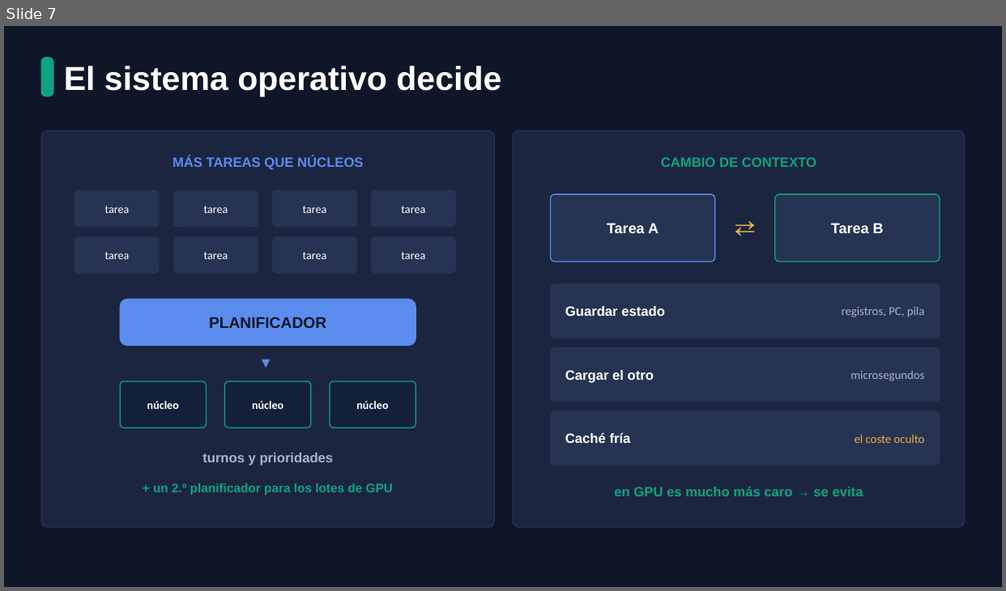
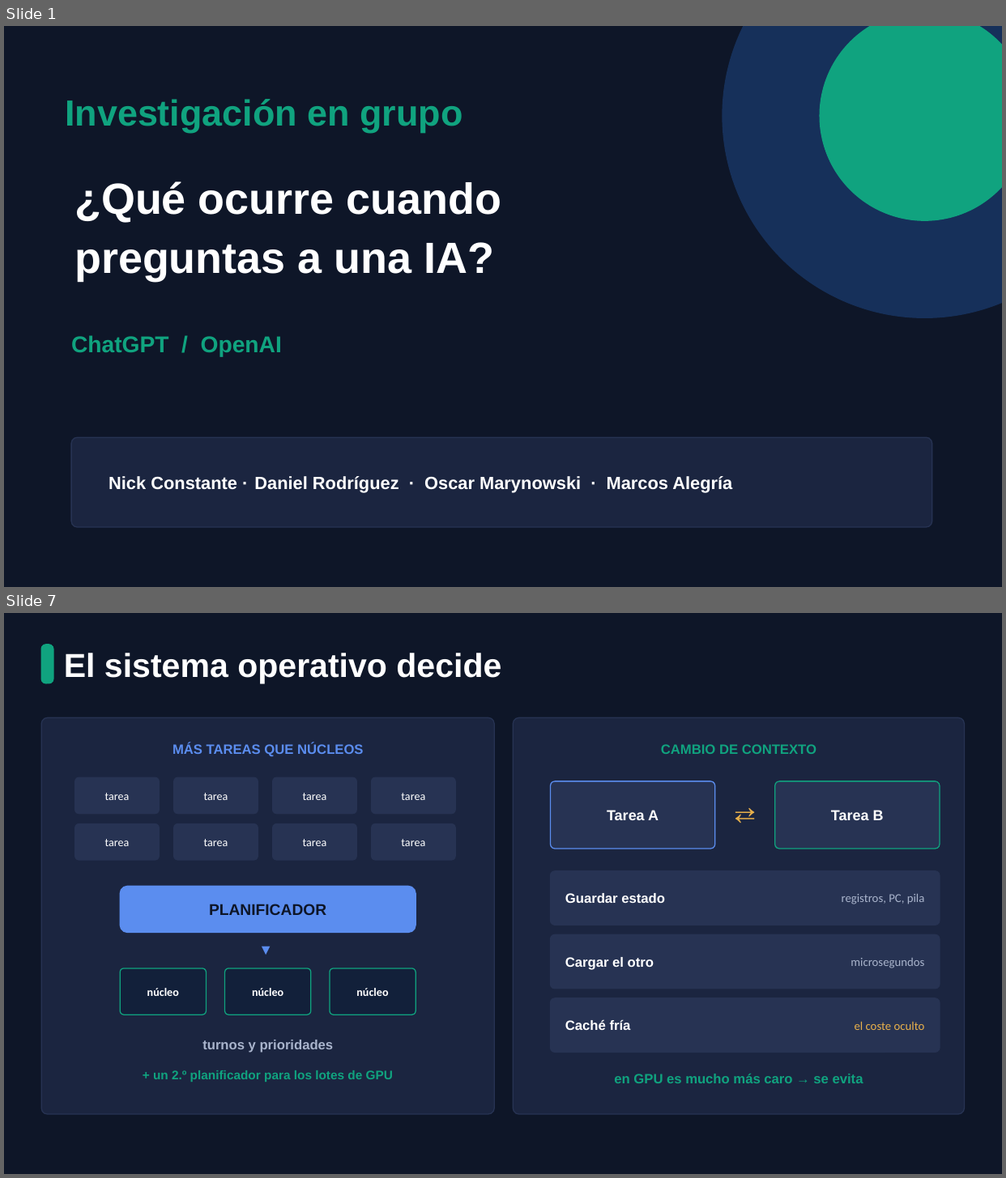
Before and after one commit to NickKF17/Dam_Nick, a slide deck: Dam2_Nick/Programacion de Servicios y Procesos/ChatGPT_Presentacion_Visual.pptx. Shown one above the other, each under a label of ours: slide 7 before the commit, slides 1 and 7 after it; the slides between them are not shown. The pictures are 1006x591 and 1006x1178 pixels, drawn with LibreOffice and Linux fonts; fonts in the diff are those of the drawing. Boxes give left, top, right and bottom in pixels: in the first picture for what was removed or moved away, otherwise in the second. Text is boxed around its words. In the diff, an @@ line names an element or a change of style, - is before the commit and + after.

```diff
--- a/Dam2_Nick/Programacion de Servicios y Procesos/ChatGPT_Presentacion_Visual.pptx
+++ b/Dam2_Nick/Programacion de Servicios y Procesos/ChatGPT_Presentacion_Visual.pptx
@@ slide 1 added at box(4, 26, 1002, 587), background #0E1628 @@
@@ ellipse added at box(722, 26, 1002, 318), fill #16305A, outline #16305A 1 pt @@
@@ ellipse added at box(820, 26, 1002, 220), fill #10A37F, outline #10A37F 1 pt @@
@@ text added at box(65, 99, 462, 133), 35 pt, text #10A37F, bold @@
+Investigación en grupo
@@ text added at box(74, 182, 501, 281), 42 pt, text #FFFFFF, bold @@
+¿Qué ocurre cuando
+preguntas a una IA?
@@ text added at box(71, 335, 282, 357), 22 pt, text #10A37F, bold @@
+ChatGPT / OpenAI
@@ rounded rectangle added at box(71, 437, 932, 527), fill #1B2540, outline #273353 1 pt @@
@@ text added at box(108, 476, 237, 490), 17 pt, text #FFFFFF, bold @@
+Nick Constante ·
@@ text added at box(254, 476, 732, 493), 17 pt, text #FFFFFF, bold @@
+Daniel Rodríguez · Oscar Marynowski · Marcos Alegría
```
Also in this commit, not shown: 6 slides changed, 1 other slide added, 2 slides removed, 3 other files.
